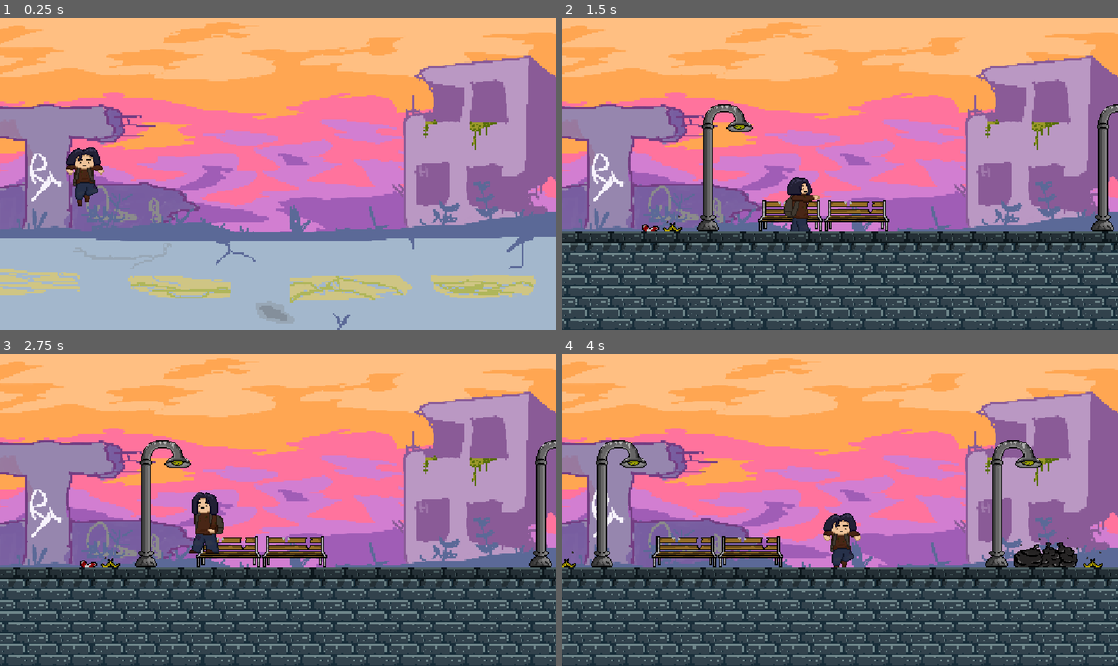
Above: before the commit, frames 1-4 (two rows, left to right).
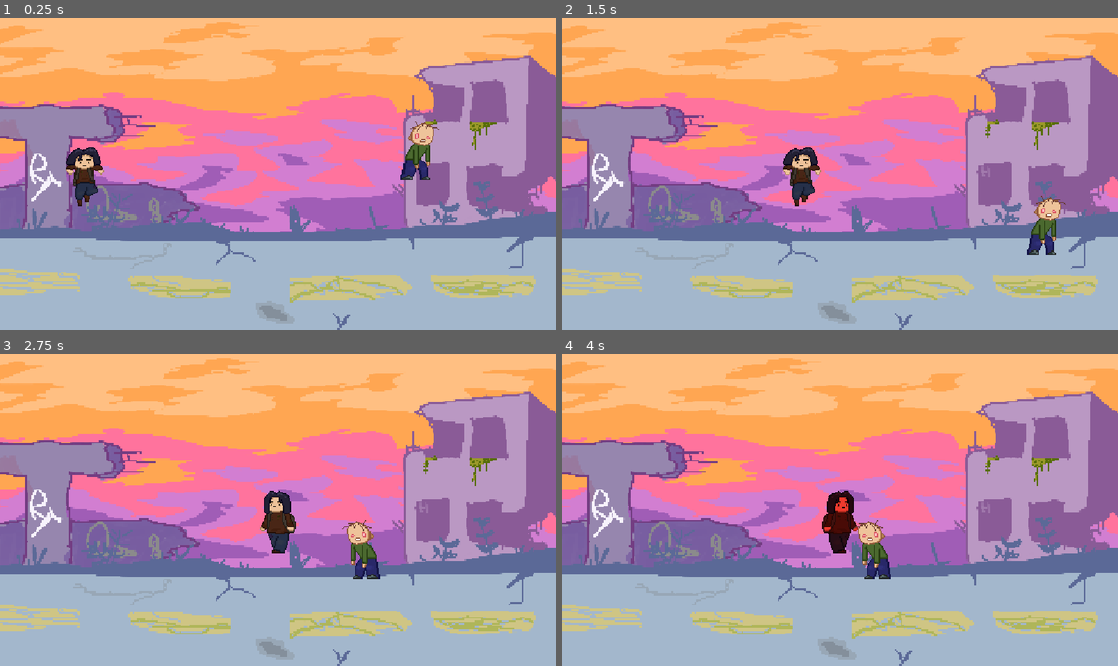
Above: after the commit, the same moments.

Repository: Renaaa189/WhatRemains
Game: Godot game, scene res://scenes/escena_principal.tscn
Two runs of this game, one before a commit and one after it. Both use one fixed random seed, a clock stepped at 60 frames per second and the inputs below.
Inputs (mouse positions are in pixels of both pictures, inside the frame that each line leads up to):
- Up to frame 1 (0.25 s): no input
- Up to frame 2 (1.5 s): move the mouse to (962, 158) at 0.52 s; hold Right (derecha) from 0.53 s (still down); click (962, 158) at 0.6 s; tap Space (saltar) at 0.77 s; move the mouse to (728, 189) at 1.27 s; click (728, 189) at 1.35 s
- Up to frame 3 (2.75 s): tap Space (saltar) at 1.52 s; move the mouse to (333, 441) at 2.02 s; release Right (derecha) at 2.03 s; hold A (izquierda) from 2.03 s (still down); click (333, 441) at 2.1 s
- Up to frame 4 (4 s): move the mouse to (812, 572) at 2.77 s; release A (izquierda) at 2.78 s; hold Right (derecha) from 2.78 s (still down); click (812, 572) at 2.85 s; tap Space (saltar) at 3.02, 3.77 s; move the mouse to (1006, 556) at 3.52 s; click (1006, 556) at 3.6 s

The runs differ from the first frame. In frame 1, 0.7% of the frame differs, in the area x 72-79%, y 33-52%; in frame 2, 36%; in frame 3, 37%; in frame 4, 37%, in the area x 0-100%, y 27-100%.
Error after the commit: Invalid access to property or key 'global_position' on a base object of type 'null instance'. (res://scenes/Jugador/jugador.gd:86)

Commit message:
Se agrego la funcionalidad de combate
Ambos pueden morir y golpear, se empezo a hacer el respawner pero no esta terminado

Diff:
--- a/game/scenes/Jugador/jugador.gd
+++ b/game/scenes/Jugador/jugador.gd
@@ -5,15 +5,16 @@
 #signal personaje_muerto
 
 @export var animacion: AnimatedSprite2D
-@export var area_2d: Area2D
+@export var area_ataque: Area2D
 #@export var material_rojo: ShaderMaterial
 
 const SPEED = 150.0
 const JUMP_VELOCITY = -400.0
-#var _muerto: bool
 
 var saltando = false
 var golpeando = false
+var vida = 3
+var _muerto: bool
 
 func _ready() -> void:
 	animacion.sprite_frames.set_animation_loop("Golpear", false)
@@ -23,9 +24,6 @@
 	#area_2d.body_entered.connect(_on_area_2d_body_entered)
 
 func _physics_process(delta: float) -> void:
-
-	#if _muerto == true:
-		#return
 
 	# Añadir la gravedad
 	if not is_on_floor():
@@ -53,6 +51,7 @@
 	if Input.is_action_just_pressed("golpear") and is_on_floor() and not saltando and not golpeando:
 		golpeando = true
 		animacion.play("Golpear")
+		atacar()
 
 	if not saltando:
 		if not is_on_floor():
@@ -64,8 +63,40 @@
 			animacion.play("Caminar")
 		else:
 			animacion.play("Idle")
+	move_and_slide()
 
-	move_and_slide()
+func recibir_danio(cantidad):
+	vida -= cantidad
+
+	animacion.modulate = Color(1, 0.3, 0.3)
+
+	if vida <= 0:
+		morir()
+		return
+
+	await get_tree().create_timer(0.15).timeout
+	animacion.modulate = Color(1, 1, 1)
+
+func morir() -> void:
+	print("El jugador murió")
+	set_physics_process(false)
+
+	await get_tree().create_timer(1.0).timeout
+
+	global_position = get_parent().get_node("PlayerSpawn").global_position
+	vida = 3
+	animacion.modulate = Color(1, 1, 1)
+	set_physics_process(true)
+
+func atacar():
+	print("ATAQUE ACTIVADO")
+
+	for cuerpo in area_ataque.get_overlapping_bodies():
+		print("Detectó: ", cuerpo.name)
+
+		if cuerpo.is_in_group("zombie"):
+			print("¡ZOMBIE GOLPEADO!")
+			cuerpo.recibir_danio(1)
 
 
 func _on_animation_finished() -> void:
@@ -77,7 +108,6 @@
 		else:
 			animacion.play("Idle")
 
-
 #func _on_area_2d_body_entered(body: Node2D) -> void:
 	#animacion.material = material_rojo
 	#_muerto = true
--- a/game/scenes/Jugador/jugador.tscn
+++ b/game/scenes/Jugador/jugador.tscn
@@ -6,16 +6,20 @@
 [sub_resource type="RectangleShape2D" id="RectangleShape2D_u04hk"]
 size = Vector2(26, 58)
 
-[node name="Jugador" type="CharacterBody2D" unique_id=1052281432 node_paths=PackedStringArray("animacion") groups=["player"]]
+[sub_resource type="RectangleShape2D" id="RectangleShape2D_s0bqv"]
+size = Vector2(92, 19)
+
+[node name="Jugador" type="CharacterBody2D" unique_id=1052281432 node_paths=PackedStringArray("animacion", "area_ataque") groups=["player"]]
 collision_layer = 2
 collision_mask = 5
 script = ExtResource("1_pxqnj")
 animacion = NodePath("Animaciones")
+area_ataque = NodePath("Area ataque")
 
 [node name="Animaciones" type="AnimatedSprite2D" parent="." unique_id=1281163261]
 sprite_frames = ExtResource("1_qi77d")
 animation = &"Caminar"
-frame_progress = 0.073417164
+frame_progress = 0.75949055
 
 [node name="CollisionShape2D" type="CollisionShape2D" parent="." unique_id=1564421455]
 position = Vector2(2, 3)
@@ -26,3 +30,11 @@
 limit_left = 0
 limit_right = 5800
 limit_bottom = 800
+
+[node name="Area ataque" type="Area2D" parent="." unique_id=1239401616]
+collision_layer = 2
+collision_mask = 4
+
+[node name="CollisionShape2D" type="CollisionShape2D" parent="Area ataque" unique_id=1593462726]
+position = Vector2(2, -2.5)
+shape = SubResource("RectangleShape2D_s0bqv")
--- a/game/scenes/Zombies/zombie.tscn
+++ b/game/scenes/Zombies/zombie.tscn
@@ -89,7 +89,7 @@
 radius = 200.0
 
 [sub_resource type="CircleShape2D" id="CircleShape2D_ftooa"]
-radius = 40.0
+radius = 26.0
 
 [sub_resource type="AudioStreamRandomizer" id="AudioStreamRandomizer_u04hk"]
 playback_mode = 1
@@ -111,7 +111,7 @@
 [node name="PatrolLeft" type="Marker2D" parent="." unique_id=584021772]
 position = Vector2(-200, 0)
 
-[node name="Zombie" type="CharacterBody2D" parent="." unique_id=1800657608]
+[node name="Zombie" type="CharacterBody2D" parent="." unique_id=1800657608 groups=["zombie"]]
 collision_layer = 4
 collision_mask = 3
 script = ExtResource("1_1vlb3")
@@ -119,7 +119,7 @@
 [node name="AnimatedSprite2D" type="AnimatedSprite2D" parent="Zombie" unique_id=608939670]
 sprite_frames = SubResource("SpriteFrames_1vlb3")
 animation = &"walk"
-frame_progress = 0.93851566
+frame_progress = 0.51946074
 
 [node name="CollisionShape2D" type="CollisionShape2D" parent="Zombie" unique_id=1526612004]
 position = Vector2(0.5, -0.5)
--- /dev/null
+++ b/game/scenes/Zombies/zombie_spawner.gd
@@ -0,0 +1,22 @@
+extends Node2D
+
+@export var zombie_scene: PackedScene
+@export var spawn_time := 3.0
+
+@onready var spawn_point: Marker2D = $SpawnPoint
+
+func _ready() -> void:
+	print(spawn_point)
+	spawn_zombie()
+
+func spawn_zombie() -> void:
+	var main = zombie_scene.instantiate()
+	get_parent().add_child(main)
+	main.global_position = spawn_point.global_position
+
+	var zombie = main.get_node("Zombie")
+	zombie.zombie_muerto.connect(_on_zombie_muerto)
+
+func _on_zombie_muerto() -> void:
+	await get_tree().create_timer(spawn_time).timeout
+	spawn_zombie()
--- a/game/scenes/escena_principal.tscn
+++ b/game/scenes/escena_principal.tscn
@@ -3,6 +3,8 @@
 [ext_resource type="AudioStream" uid="uid://b0gpxsxotol1o" path="res://assets/music/Ciudad.mp3" id="1_4dcfo"]
 [ext_resource type="PackedScene" uid="uid://b4c3xwy1wvrou" path="res://scenes/Jugador/jugador.tscn" id="2_k880e"]
 [ext_resource type="PackedScene" uid="uid://rwvom5lfx28u" path="res://scenes/niveles/escena_ciudad.tscn" id="3_4h067"]
+[ext_resource type="Script" uid="uid://3m6uoqdi0oc2" path="res://scenes/Zombies/zombie_spawner.gd" id="4_4dcfo"]
+[ext_resource type="PackedScene" uid="uid://do4y6etthnaq3" path="res://scenes/Zombies/zombie.tscn" id="5_4pgp8"]
 
 [node name="EscenaPrincipal" type="Node2D" unique_id=1370056344]
 
@@ -14,7 +16,22 @@
 autoplay = true
 bus = &"Musica de fondo"
 
-[node name="Node2D" type="Node2D" parent="." unique_id=56805840]
+[node name="EscenaCiudad" parent="." unique_id=377172697 instance=ExtResource("3_4h067")]
+visible = false
+position = Vector2(-34, 0)
 
-[node name="EscenaCiudad" parent="Node2D" unique_id=377172697 instance=ExtResource("3_4h067")]
-position = Vector2(-34, 0)
+[node name="Playerspawner" type="Marker2D" parent="." unique_id=165779460]
+visible = false
+position = Vector2(184, 91)
+
+[node name="ZombieSpawner" type="Node2D" parent="." unique_id=978160331]
+visible = false
+position = Vector2(505, -4)
+script = ExtResource("4_4dcfo")
+zombie_scene = ExtResource("5_4pgp8")
+
+[node name="SpawnPoint" type="Marker2D" parent="ZombieSpawner" unique_id=483448897]
+position = Vector2(903, 37)
+
+[node name="Zombie" parent="." unique_id=1889586094 instance=ExtResource("5_4pgp8")]
+position = Vector2(390, 40)
--- a/game/scenes/niveles/escena_ciudad.tscn
+++ b/game/scenes/niveles/escena_ciudad.tscn
@@ -79,8 +79,8 @@
 randomness = 0.42
 process_material = SubResource("ParticleProcessMaterial_s0bqv")
 
-[node name="Zombue" parent="." unique_id=1889586094 instance=ExtResource("5_01ty1")]
-position = Vector2(714, 531)
+[node name="Zombie" parent="." unique_id=1889586094 instance=ExtResource("5_01ty1")]
+position = Vector2(310, 168)
 
 [node name="Jugador" parent="." unique_id=1052281432 instance=ExtResource("6_tylj0")]
-position = Vector2(1034, 663)
+position = Vector2(863, 115)
--- a/game/scripts/zombie.gd
+++ b/game/scripts/zombie.gd
@@ -1,5 +1,5 @@
 extends CharacterBody2D
-
+signal zombie_muerto
 
 enum State {
 	PATROL,
@@ -17,6 +17,7 @@
 var player_in_detection := false
 var player_in_attack := false
 var patrol_direction := 1
+var vida = 3
 
 @onready var animated_sprite: AnimatedSprite2D = $AnimatedSprite2D
 
@@ -71,7 +72,21 @@
 	elif global_position.x <= patrol_left.global_position.x:
 		patrol_direction = 1
 
+func recibir_danio(cantidad):
+	vida -= cantidad
 
+	animated_sprite.modulate = Color(1, 0.3, 0.3)
+
+	if vida <= 0:
+		morir()
+		return
+
+	await get_tree().create_timer(0.15).timeout
+	animated_sprite.modulate = Color(1, 1, 1)
+
+func morir():
+	set_physics_process(false)
+	zombie_muerto.emit()
 
 func chase():
 	if player == null:
@@ -97,6 +112,7 @@
 
 	if attack_timer.is_stopped():
 		print("¡ATAQUE!")
+		player.recibir_danio(1)
 		attack_timer.start()
 
 func _on_detection_body_entered(body):
Not shown, added: game/scenes/Zombies/zombie_spawner.gd.uid
